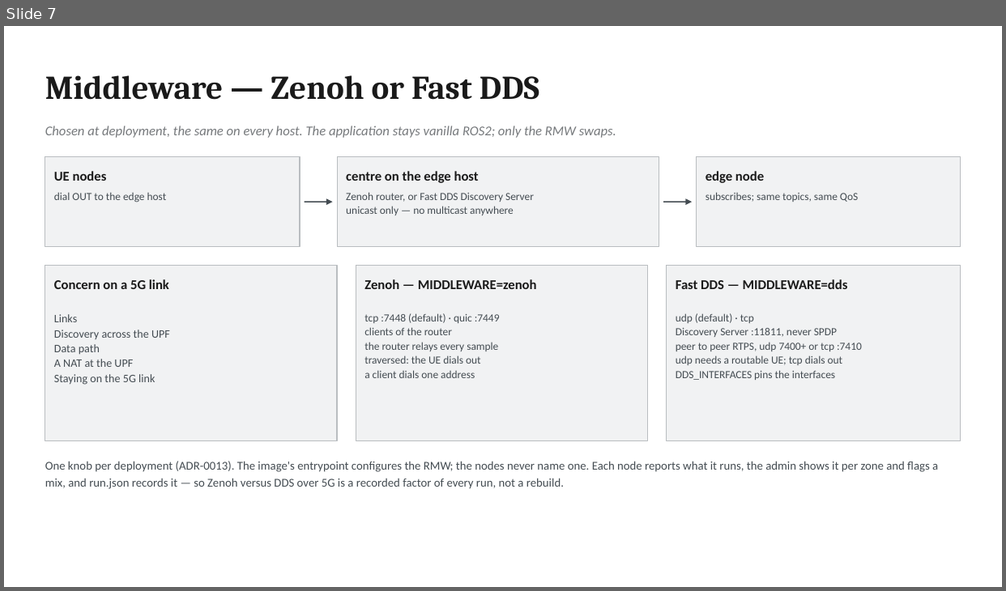
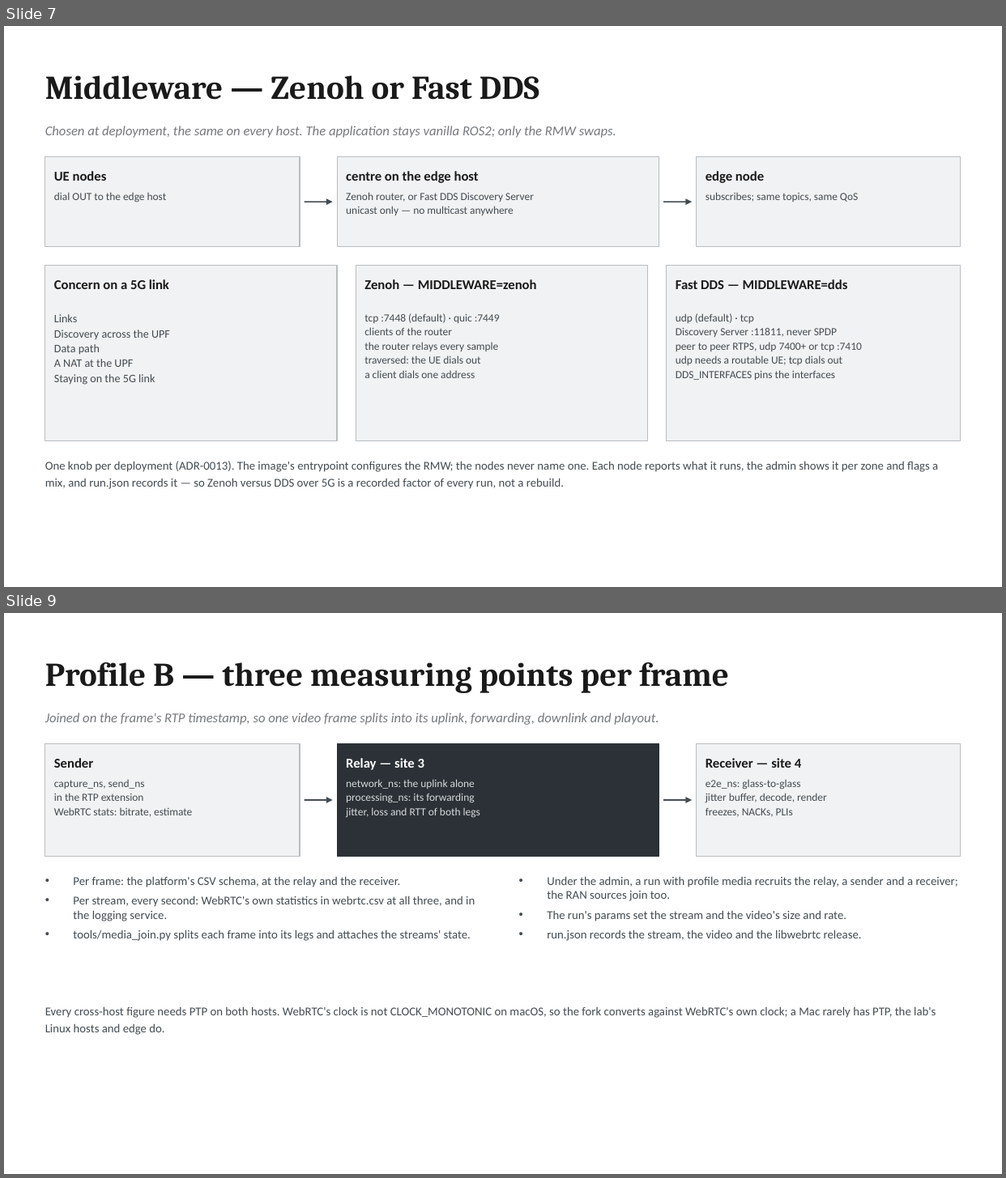
Before and after one commit to morosev/mec-cast, a slide deck: docs/slides/mec-cast-architecture.pptx. Shown one above the other, each under a label of ours: slide 7 before the commit, slides 7 and 9 after it; the slides between them are not shown. The pictures are 1006x591 and 1006x1178 pixels, drawn with LibreOffice and Linux fonts; fonts in the diff are those of the drawing. Boxes give left, top, right and bottom in pixels: in the first picture for what was removed or moved away, otherwise in the second. Text is boxed around its words. In the diff, an @@ line names an element or a change of style, - is before the commit and + after.

Commit message:
The diagrams and deck still showed the str0m SFU plan
- The runtime-topology diagram gains the media profile: the relay role
  (compose.relay.yml, usually on the edge host, :8090 tcp and udp) and the
  WebRTC client on a UE, run natively, with their admin, logging and PTP
  links.
- Slides 8-9 described a str0m SFU replacing the patched fork, which
  ADR-0015 did not do. They now show the system as built (sender, relay,
  receiver; the prebuilt fork; why the relay stays out of the
  measurement) and its three measuring points per frame.
- Slide 4 placed logging and the admin on the edge host; they run on
  infra.
- doc-sync: the slide table follows, and changed slides are now looked
  at, rendered through LibreOffice, not only checked geometrically.
  Synced to 0aa6f2f.

```diff
--- a/docs/slides/mec-cast-architecture.pptx
+++ b/docs/slides/mec-cast-architecture.pptx
@@ slide 9 added at [4,613,1002,1174], background #FFFFFF @@
@@ text added at [45,662,729,693], 32 pt, text #1A1A1A, bold @@
+Profile B — three measuring points per frame
@@ text added at [45,713,658,725], 13 pt, text #76797C, italic @@
+Joined on the frame's RTP timestamp, so one video frame splits into its uplink, forwarding, downlink and playout.
@@ rectangle added at [45,744,300,856], fill #F1F2F3, outline #B9BDC0 1 pt @@
@@ text added at [54,758,93,768], 13 pt, text #1A1A1A, bold @@
+Sender
@@ rectangle added at [337,744,659,856], fill #2B3136, outline #2B3136 1 pt @@
@@ text added at [346,758,424,770], 13 pt, text #FFFFFF, bold @@
+Relay — site 3
@@ rectangle added at [697,744,961,856], fill #F1F2F3, outline #B9BDC0 1 pt @@
@@ text added at [705,758,801,768], 13 pt, text #1A1A1A, bold @@
+Receiver — site 4
@@ text added at [54,780,192,817], 10.5 pt, text #444C52 @@
+capture_ns, send_ns
+in the RTP extension
+WebRTC stats: bitrate, estimate
@@ text added at [346,779,480,818], 10.5 pt, text #D5D8DA @@
+network_ns: the uplink alone
+processing_ns: its forwarding
+jitter, loss and RTT of both legs
@@ text added at [705,780,827,817], 10.5 pt, text #444C52 @@
+e2e_ns: glass-to-glass
+jitter buffer, decode, render
+freezes, NACKs, PLIs
@@ arrow added from (305, 800) to (333, 800), #444C52 1.25 pt @@
@@ arrow added from (663, 800) to (692, 800), #444C52 1.25 pt @@
@@ text added at [73,876,475,941], 11.5 pt, text #444C52 @@
+• Per frame: the platform's CSV schema, at the relay and the receiver.
+• Per stream, every second: WebRTC's own statistics in webrtc.csv at all three, and in the logging service.
+• tools/media_join.py splits each frame into its legs and attaches the streams' state.
@@ text added at [547,876,958,941], 11.5 pt, text #444C52 @@
+• Under the admin, a run with profile media recruits the relay, a sender and a receiver; the RAN sources join too.
+• The run's params set the stream and the video's size and rate.
+• run.json records the stream, the video and the libwebrtc release.
@@ text added at [45,1007,936,1035], 11.5 pt, text #444C52 @@
+Every cross-host figure needs PTP on both hosts. WebRTC's clock is not CLOCK_MONOTONIC on macOS, so the fork converts against WebRTC's own clock; a Mac rarely has PTP, the lab's Linux hosts and edge do.
```
Also in this commit, not shown: 1 slide changed, 1 other slide added, 2 slides removed, 6 other files.
